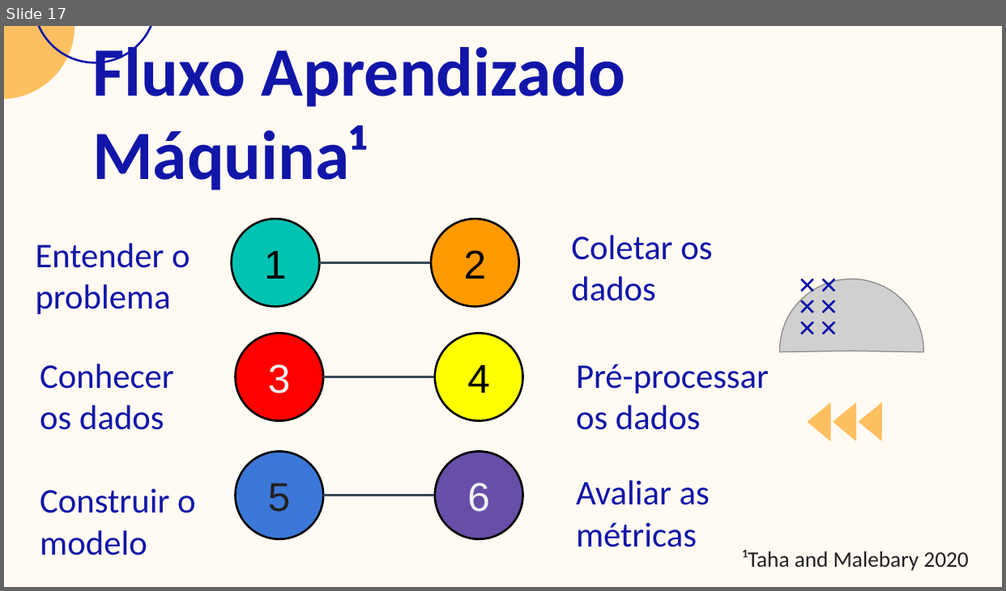
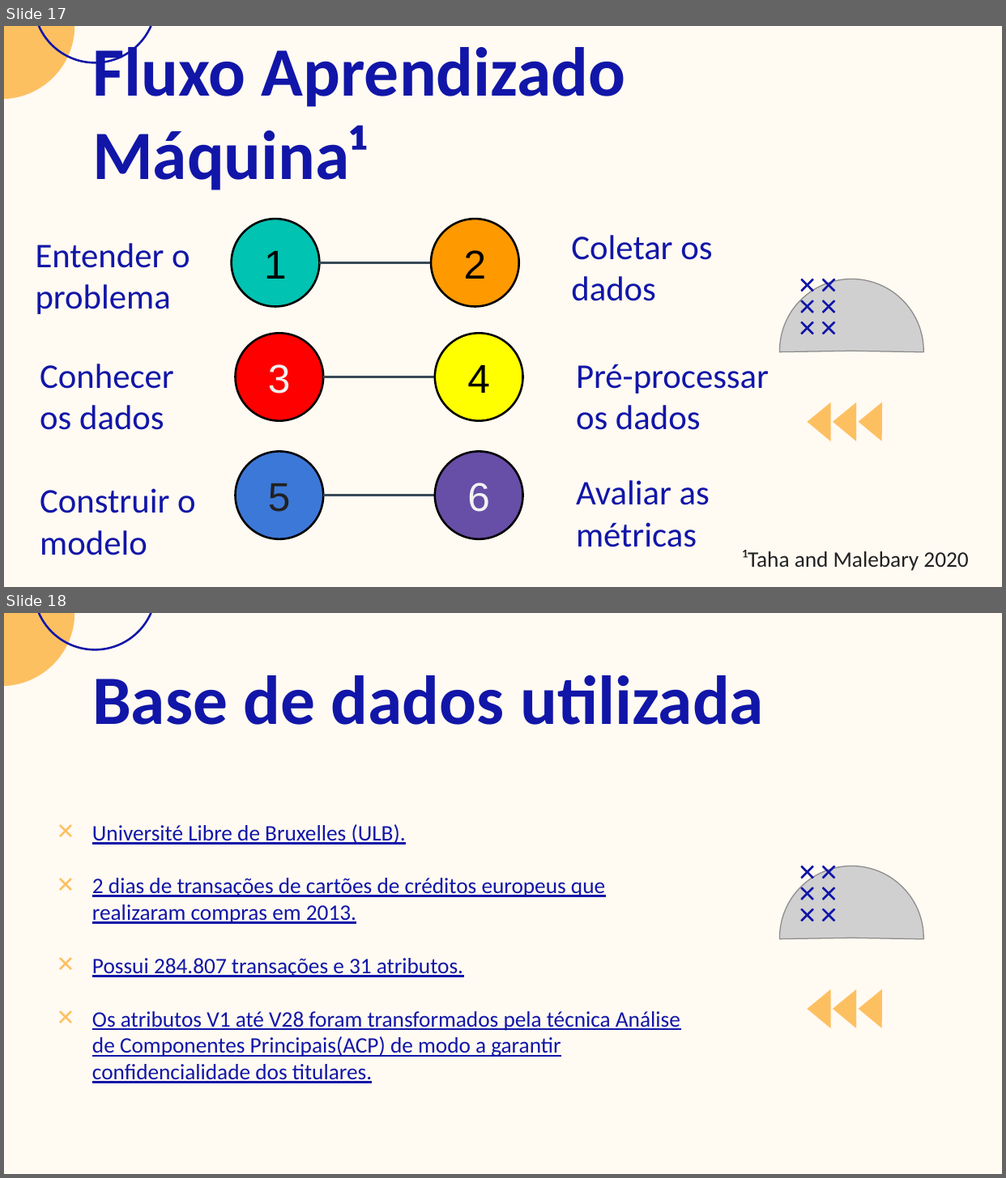
Before and after one commit to jpaulopd/IFB, a slide deck: artigoConclucaoCurso/apresentacaoTccFinal.pptx. Shown one above the other, each under a label of ours: slide 17 before the commit, slides 17 and 18 after it. The pictures are 1006x591 and 1006x1178 pixels, drawn with LibreOffice and Linux fonts; fonts in the diff are those of the drawing; grey boxes stand for pictures; background and template pictures are left out. Boxes give left, top, right and bottom in pixels: in the first picture for what was removed or moved away, otherwise in the second. Text is boxed around its words. In the diff, an @@ line names an element or a change of style, - is before the commit and + after.

```diff
--- a/artigoConclucaoCurso/apresentacaoTccFinal.pptx
+++ b/artigoConclucaoCurso/apresentacaoTccFinal.pptx
@@ slide 18 added at [4,613,1002,1174], background #FFFAF2; not listed: 2 template elements that a slide beside it also shows @@
@@ title added at [92,675,764,725], 50 pt, text #1116A8, bold @@
+Base de dados utilizada
@@ subtitle added at [92,824,680,1084], 16 pt, text #1116A8, underline @@
+✕ Université Libre de Bruxelles (ULB).
+✕ 2 dias de transações de cartões de créditos europeus que realizaram compras em 2013.
+✕ Possui 284.807 transações e 31 atributos.
+✕ Os atributos V1 até V28 foram transformados pela técnica Análise de Componentes Principais(ACP) de modo a garantir confidencialidade dos titulares.
@@ pie slice (boxed as its full ellipse) added at [779,867,923,1010], fill #F57676 @@
@@ picture added at [779,867,923,1010] @@
@@ group added at [801,867,834,922]: 6 freeform shapes @@
@@ freeform shape added at [807,988,850,1032], fill #FDC061 @@
@@ freeform shape added at [833,986,876,1030], fill #FDC061 @@
@@ freeform shape added at [858,986,901,1030], fill #FDC061 @@
```
Also in this commit, not shown: 6 slides changed, 2 other slides added, 1 slide removed, 1 other file.
